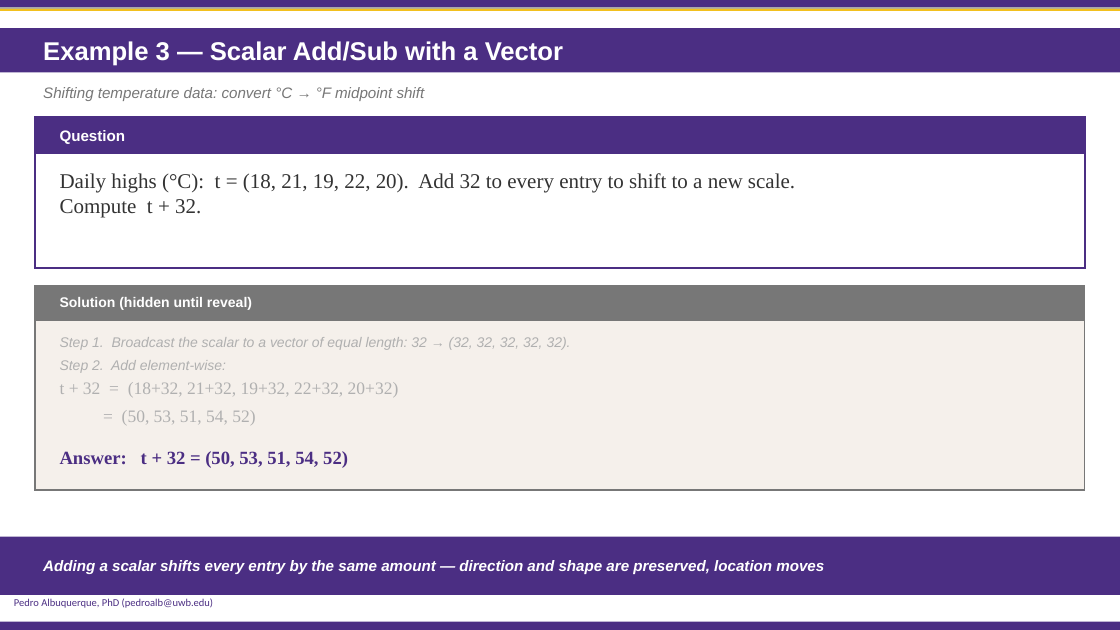
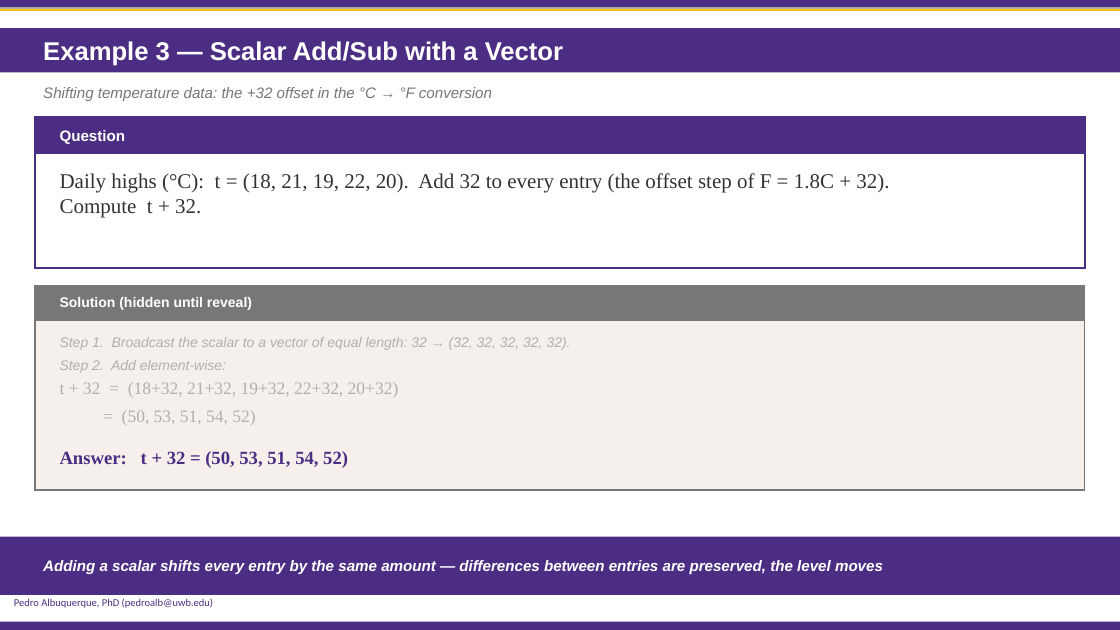
Before and after one commit to PedroBSB/BDATA412, a slide deck: slide 65 of 01 - Advanced Data Visualization.pptx. Drawn at 1120x630 pixels with LibreOffice and Linux fonts; fonts in the diff are those of the drawing; background and template pictures are left out. Boxes give left, top, right and bottom in pixels: in the first picture for what was removed or moved away, otherwise in the second. Text is boxed around its words. In the diff, an @@ line names an element or a change of style, - is before the commit and + after.

```diff
--- a/01 - Advanced Data Visualization.pptx
+++ b/01 - Advanced Data Visualization.pptx
@@ text at (43,87,492,101): text changed @@
-Shifting temperature data: convert °C → °F midpoint shift
+Shifting temperature data: the +32 offset in the °C → °F conversion
@@ text at (60,173,889,218): text changed @@
-Daily highs (°C): t = (18, 21, 19, 22, 20). Add 32 to every entry to shift to a new scale.
-Compute t + 32.
+Daily highs (°C): t = (18, 21, 19, 22, 20). Add 32 to every entry (the offset step of F = 1.8C + 32).
+Compute t + 32.
@@ text at (43,560,883,574): text changed @@
-Adding a scalar shifts every entry by the same amount — direction and shape are preserved, location moves
+Adding a scalar shifts every entry by the same amount — differences between entries are preserved, the level moves
```
Also in this commit, not shown: 19 other slides changed.
